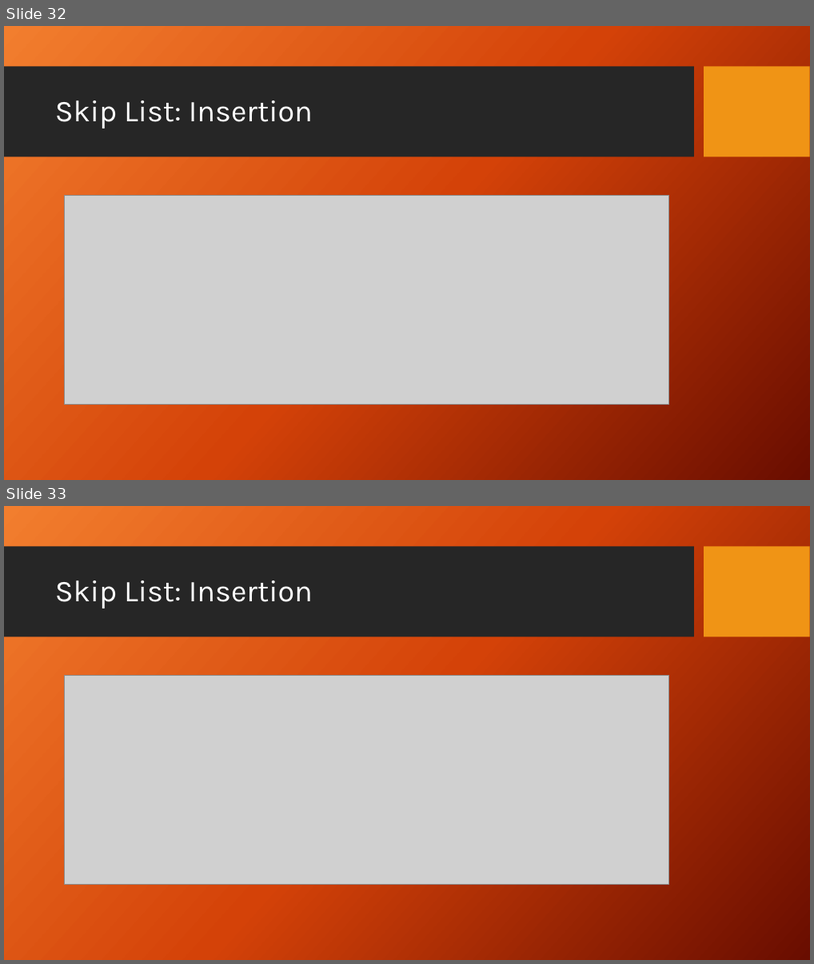
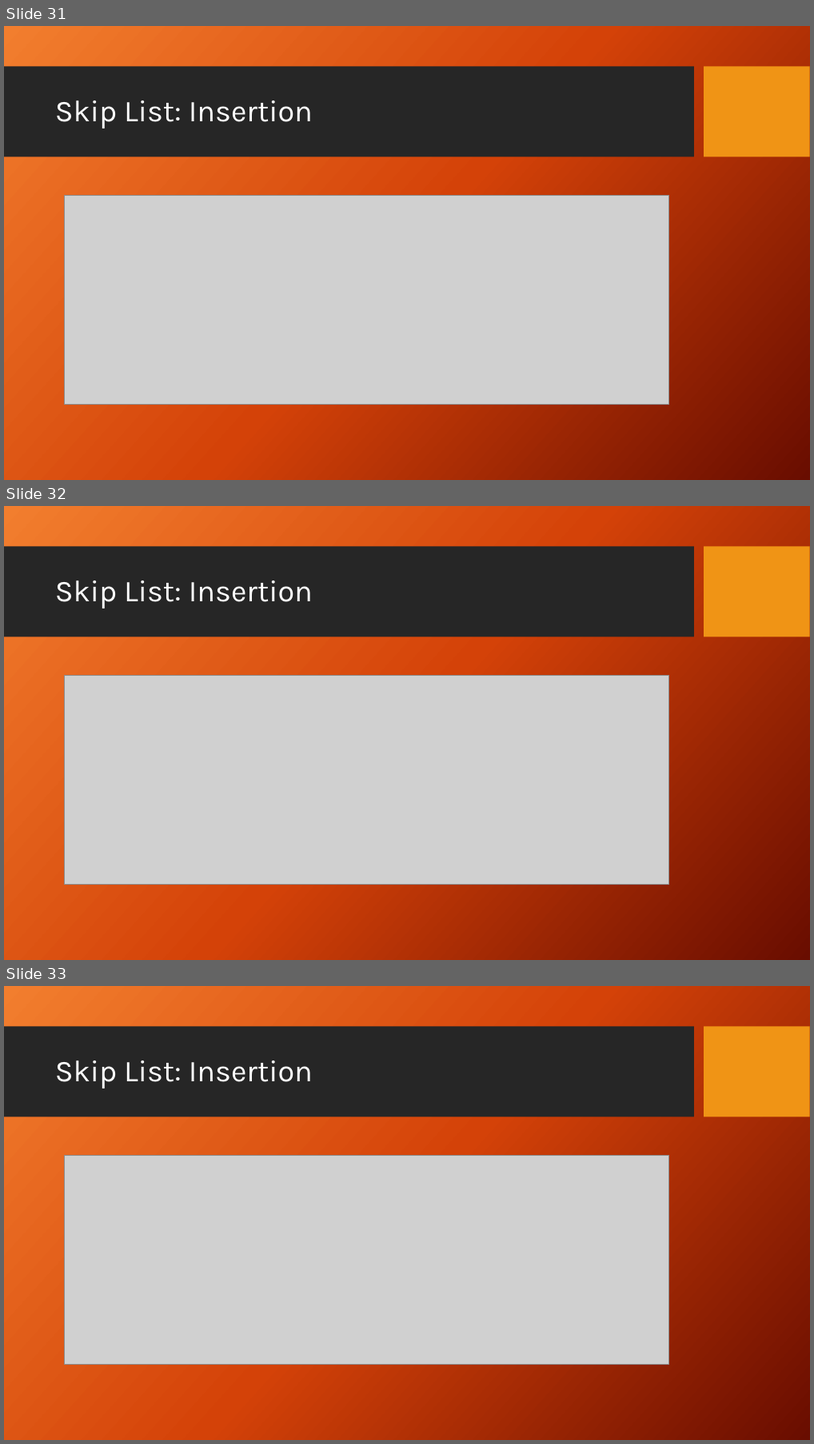
Before and after one commit to DroidX86/skip-stats, a slide deck: seminar.pptx. Shown one above the other, each under a label of ours: slides 32 and 33 before the commit, slides 31, 32 and 33 after it. The pictures are 814x964 and 814x1444 pixels, drawn with LibreOffice and Linux fonts; fonts in the diff are those of the drawing; grey boxes stand for pictures; background and template pictures are left out. Boxes give left, top, right and bottom in pixels: in the first picture for what was removed or moved away, otherwise in the second. Text is boxed around its words. In the diff, an @@ line names an element or a change of style, - is before the commit and + after.

```diff
--- a/seminar.pptx
+++ b/seminar.pptx
@@ slide 32 added at (4,506,810,960), background picture (left out); not listed: 2 template elements that a slide beside it also shows @@
@@ title added at (55,580,313,608), 36 pt, text #FFFFFF @@
+Skip List: Insertion
@@ picture added at (65,675,670,884) @@
@@ what was slide 32 is now slide 31 @@
```
Also in this commit, not shown: 11 slides changed, 1 other slide added, 1 slide removed, 13 other files.
